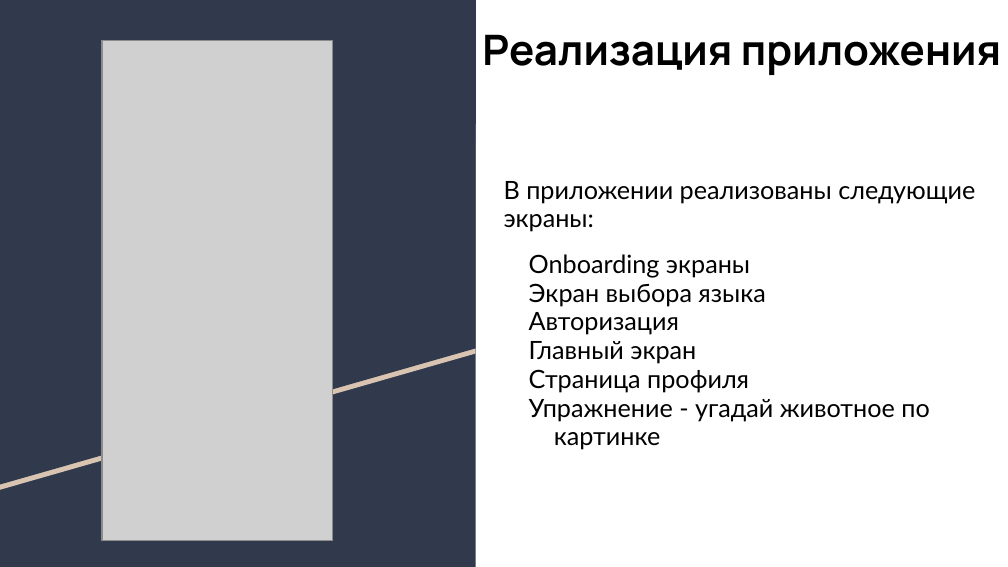
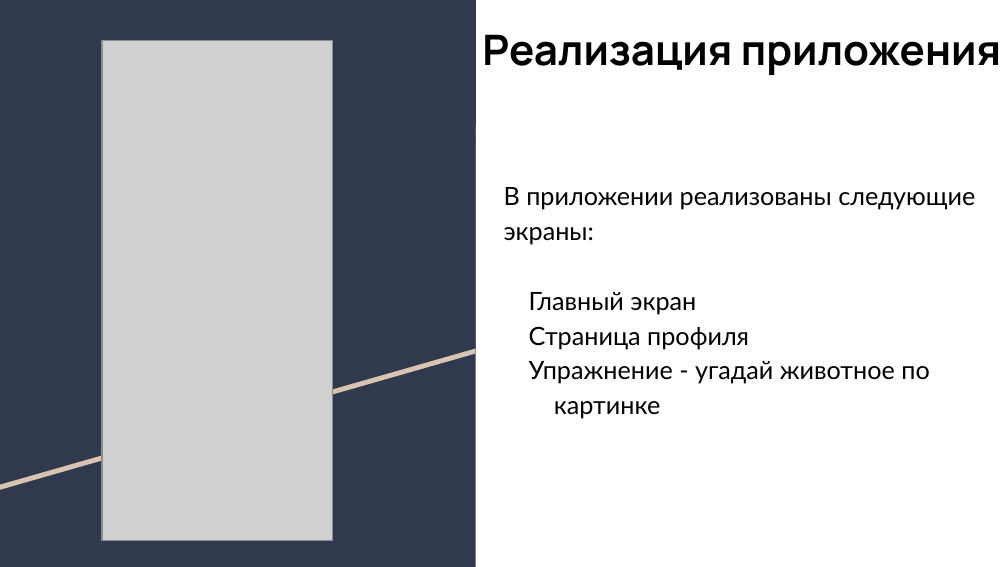
Before and after one commit to chechkysh/androidMTUCI, a slide deck: slide 2 of Андроид Тагильцев.pptx. Drawn at 1008x567 pixels with LibreOffice and Linux fonts; fonts in the diff are those of the drawing; grey boxes stand for pictures. Boxes give left, top, right and bottom in pixels: in the first picture for what was removed or moved away, otherwise in the second. Text is boxed around its words. In the diff, an @@ line names an element or a change of style, - is before the commit and + after.

Commit message:
present

```diff
--- a/Андроид Тагильцев.pptx
+++ b/Андроид Тагильцев.pptx
@@ text "В приложении реализованы следующие экраны:" at <box>504,187,975,419</box>: line spacing 0.95 to 1.15 @@
@@ text at <box>529,254,765,335</box>: paragraphs removed @@
-Onboarding экраны
-Экран выбора языка
-Авторизация
```
